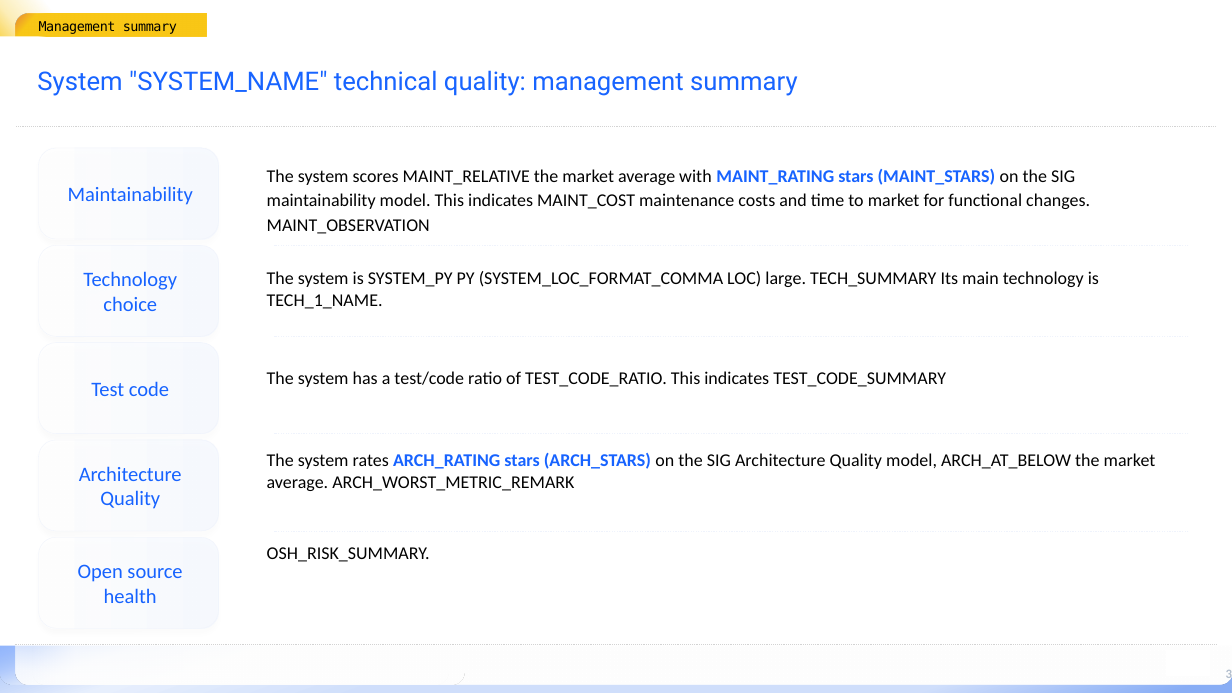
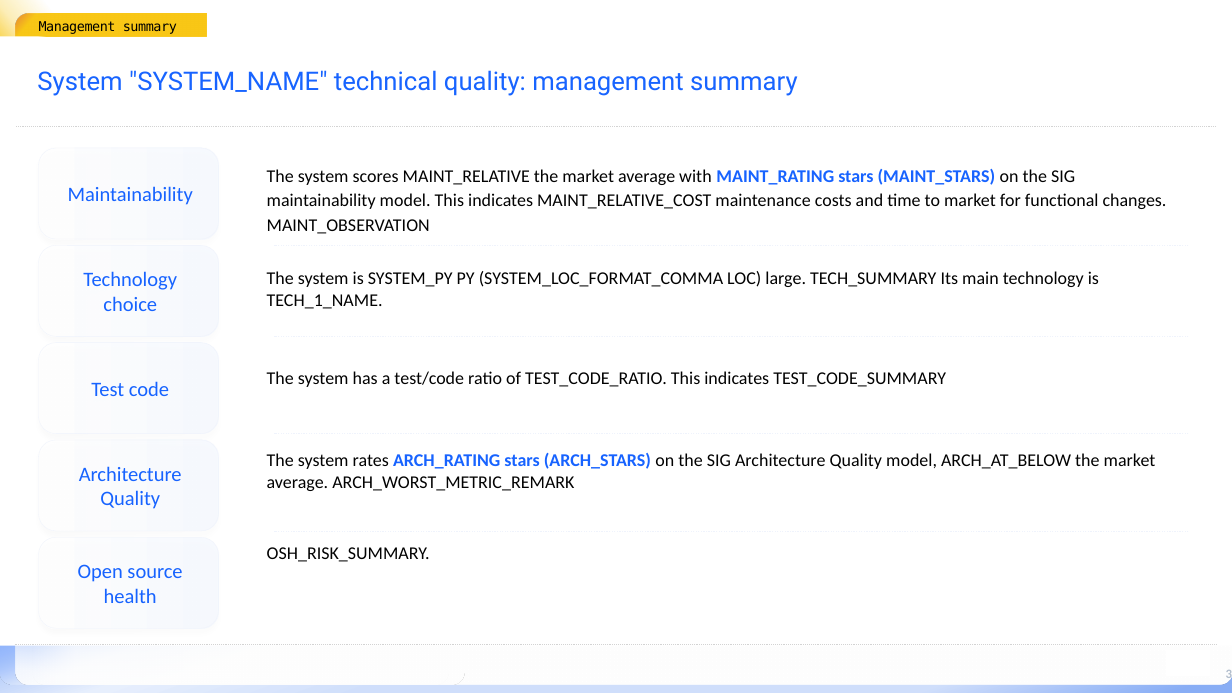
Before and after one commit to mardibiase/sigrid-integrations, a slide deck: slide 3 of report-generator/src/report_generator/presets/templates/system-summary.pptx. Drawn at 1232x693 pixels with LibreOffice and Linux fonts; fonts in the diff are those of the drawing; background and template pictures are left out. Boxes give left, top, right and bottom in pixels: in the first picture for what was removed or moved away, otherwise in the second. Text is boxed around its words. In the diff, an @@ line names an element or a change of style, - is before the commit and + after.

Commit message:
Fix stars alignment

```diff
--- a/report-generator/src/report_generator/presets/templates/system-summary.pptx
+++ b/report-generator/src/report_generator/presets/templates/system-summary.pptx
@@ text at (x1=267, y1=169, x2=1167, y2=234): text changed @@
-The system scores MAINT_RELATIVE the market average with MAINT_RATING stars (MAINT_STARS) on the SIG maintainability model. This indicates MAINT_COST maintenance costs and time to market for functional changes. MAINT_OBSERVATION
+The system scores MAINT_RELATIVE the market average with MAINT_RATING stars (MAINT_STARS) on the SIG maintainability model. This indicates MAINT_RELATIVE_COST maintenance costs and time to market for functional changes. MAINT_OBSERVATION
```
Also in this commit, not shown: 4 other slides changed, 1 other file.
